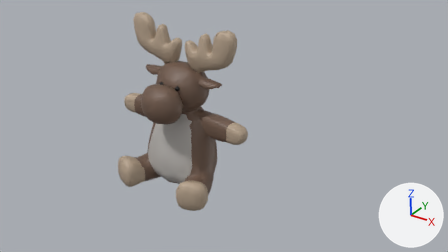
What one commit did to the Blender file 01_WorkInProgress/02_Prod/model_renne.blend.
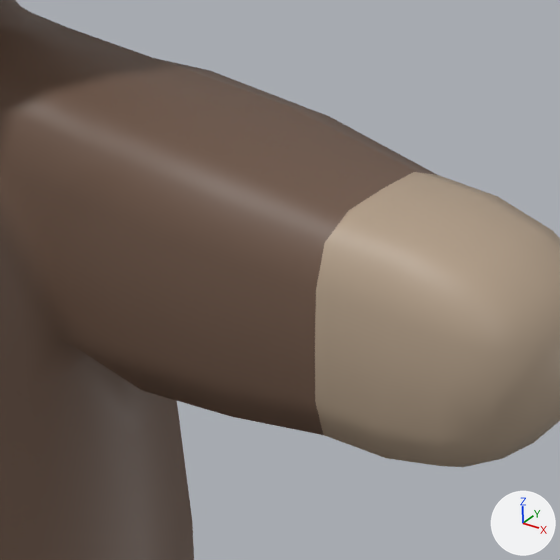
The first picture shows the older version from the file's camera 'Camera'. The close-ups show both versions on the part from 45% to 55% of the width and 43% to 60% of the height of that picture. Lighting does not change. The marker at lower right points along +X, +Y and +Z. The same objects are shown in both versions, whatever each file hides.

The first close-up shows 'body_whole_rigging'.
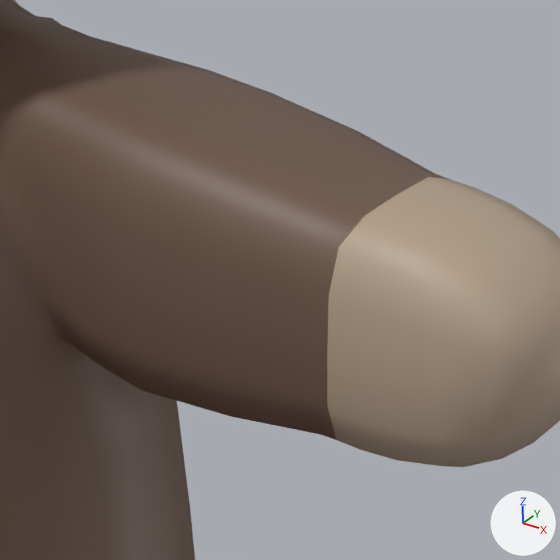
Pixel boxes [x1, y1, x2, y2] of what changed, in the close-ups (560 x 560 px):
'body_whole_rigging', modifiers changed
    both: [0, 0, 560, 560]

Diff of the bpy script that builds the scene:
```diff
--- a/01_WorkInProgress/02_Prod/model_renne.blend.py
+++ b/01_WorkInProgress/02_Prod/model_renne.blend.py
@@ ob_body_whole_rigging @@
 ob_body_whole_rigging.scale = (0.0795, 0.0516, 0.0727)
-_m = ob_body_whole_rigging.modifiers.new('Decimate', 'DECIMATE')
-_m.ratio = 0.401
```
